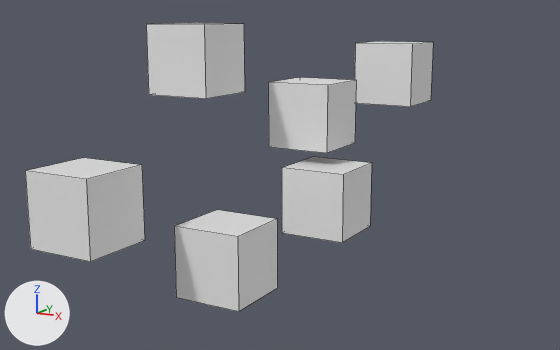
An edit to the Blender file Anciens_Groupes/projetNathan/untitled.blend, drawn before and after from the same camera.
Before and after are seen from a camera (50 mm lens) standing at (11.35, -16.81, 6.6) and looking at (0.59, 1.85, 2.03). The axes (+X, +Y, +Z) are drawn at lower left. The lights are the same throughout. Mesh edges are drawn as thin lines. The same objects are shown in both versions, whatever each file hides.

Names of what the first picture shows: 'Cube', 'Cube.001', 'Cube.002', 'Polyedre0', 'Polyedre1', 'Polyedre2'.
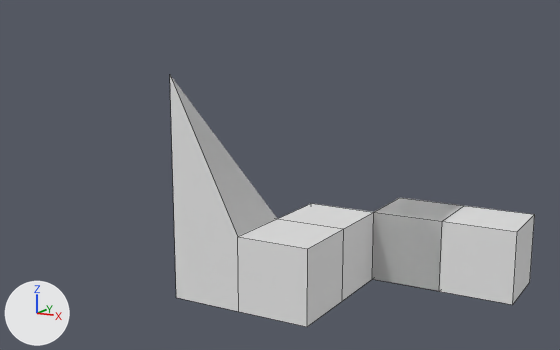
Where the newer file only moved an object's origin or applied its transform, the numbers keep the older frame.

Pixel boxes (x1, y1, x2, y2) of what changed, in the pictures (560 x 350 px; the box of a moved part takes in the faces that stretch with it):
'Polyedre0', reshaped, moved (84% wider, 40% taller): before (268, 77, 356, 153); after (372, 198, 535, 305)
'Cube', reshaped, turned: before (174, 210, 277, 312); after (170, 75, 277, 312)
'Cube.001', reshaped (18% wider, 25% taller): before (282, 157, 372, 243); after (238, 219, 344, 327)
'Cube.002', reshaped (not visible afterwards): before (25, 158, 145, 262)
'Polyedre2', reshaped, moved (29% taller): before (146, 23, 245, 99); after (278, 203, 374, 301)
'Polyedre1', reshaped, moved (not visible afterwards): before (355, 41, 433, 107)
part 1 of me_cube, moved or reshaped: before (176, 210, 276, 237); after (170, 75, 277, 312)

What the commit changed:
me_cube has 8 vertices, 6 faces and spans x -1.0..1.0, y -1.0..1.0, z -1.0..1.0.
me_cube is used by ob_cube; location (0.0, 0.0, 0.0).
Verts and faces of me_cube; kept vertices keep their numbers, new ones are numbered from 8.
Before the commit, vertices of me_cube: 0 (1.0, 1.0, 1.0) at pixel (277, 218), 1 (1.0, 1.0, -1.0) at pixel (277, 288), 2 (1.0, -1.0, 1.0) at pixel (237, 236), 4 (-1.0, 1.0, 1.0) at pixel (217, 209), 5 (-1.0, 1.0, -1.0).
Before the commit, vertices of me_cube: 6 (-1.0, -1.0, 1.0) at pixel (174, 226), 7 (-1.0, -1.0, -1.0) at pixel (176, 297).
me_cube no longer uses material mat_material (white #e7e7e7).
Part 1, on me_cube:
Vertices deleted: 4 (with the faces that use them).
New vertex 8 is at (-1.0, 5.0, 1.0), pixel (169, 74).
New faces: (5, 7, 6, 8), (0, 8, 6, 2), (0, 1, 5, 8).
me_cube_002 is used by ob_cube_001; location (1.19, 3.65, 1.06).
me_cube_002 had 8 vertices, 6 faces and spanned x -1.0..1.0, y -1.0..1.0, z -1.0..1.0.
me_cube_002 no longer uses material mat_material (white #e7e7e7).
me_cube_002 now has 8 vertices, 6 faces and spans x -0.19..1.81, y -4.65..-2.65, z -2.06..-0.06.
me_cube_002 part 2: the whole mesh is rebuilt.
me_cube_001 has 8 vertices, 6 faces and spans x -1.0..1.0, y -1.0..1.0, z -1.0..1.0.
me_cube_001 is used by ob_cube_002; location (-2.37, -2.77, 1.75).
Verts and faces of me_cube_001; kept vertices keep their numbers, new ones are numbered from 8.
Before the commit, vertices of me_cube_001: 0 (1.0, 1.0, 1.0) at pixel (141, 164), 1 (1.0, 1.0, -1.0) at pixel (144, 240), 2 (1.0, -1.0, 1.0) at pixel (86, 179), 3 (1.0, -1.0, -1.0) at pixel (90, 261), 4 (-1.0, 1.0, 1.0) at pixel (83, 157).
Before the commit, vertices of me_cube_001: 5 (-1.0, 1.0, -1.0), 6 (-1.0, -1.0, 1.0) at pixel (25, 170), 7 (-1.0, -1.0, -1.0) at pixel (30, 249).
me_cube_001 no longer uses material mat_material (white #e7e7e7).
Part 3, on me_cube_001:
Vertices deleted: 0 to 7 (with the faces that use them).
me_polyedre0 is used by ob_polyedre0; location (0.23, 4.51, 3.46); rotation (1.571, 0.0, 0.0), in degrees (90, 0, 0).
me_polyedre0 had 8 vertices, 6 faces and spanned x -1.0..1.0, y -1.0..1.0, z -1.0..1.0.
me_polyedre0 now has 16 vertices, 11 faces and spans x 3.0..7.0, y -1.0..1.0, z -5.0..-3.0.
me_polyedre0 part 4: 8 vertices removed from x -1.0..1.0, y -1.0..1.0, z -1.0..1.0; 16 vertices added at x 3.0..7.0, y -1.0..1.0, z -5.0..-3.0.
me_polyedre1 is used by ob_polyedre1; location (0.23, 4.51, 3.46); rotation (1.571, 0.0, 0.0), in degrees (90, 0, 0).
me_polyedre1 had 8 vertices, 6 faces and spanned x 0.19..2.19, y 0.06..2.06, z -4.65..-2.65.
me_polyedre1 now has 8 vertices, 6 faces and spans x 3.0..5.0, y -1.0..1.0, z -5.0..-3.0.
me_polyedre1 part 5: the whole mesh is rebuilt.
me_polyedre2 is used by ob_polyedre2; location (0.23, 4.51, 3.46); rotation (1.571, 0.0, 0.0), in degrees (90, 0, 0).
me_polyedre2 had 8 vertices, 6 faces and spanned x -3.37..-1.37, y 0.75..2.75, z 1.77..3.77.
me_polyedre2 now has 8 vertices, 6 faces and spans x 1.0..3.0, y -1.0..1.0, z -3.0..-1.0.
me_polyedre2 part 6: the whole mesh is rebuilt.
Object 'Cube' (ob_cube) turns from (0, 0, 0) to (90, 0, 0) degrees about x, y and z.
Object 'Polyedre0' (ob_polyedre0) moves from (0.23, 4.51, 3.46) to (0.0, 0.0, 0.0).
Object 'Polyedre1' (ob_polyedre1) moves from (0.23, 4.51, 3.46) to (0.0, 0.0, 0.0).
Object 'Polyedre2' (ob_polyedre2) moves from (0.23, 4.51, 3.46) to (0.0, 0.0, 0.0).
